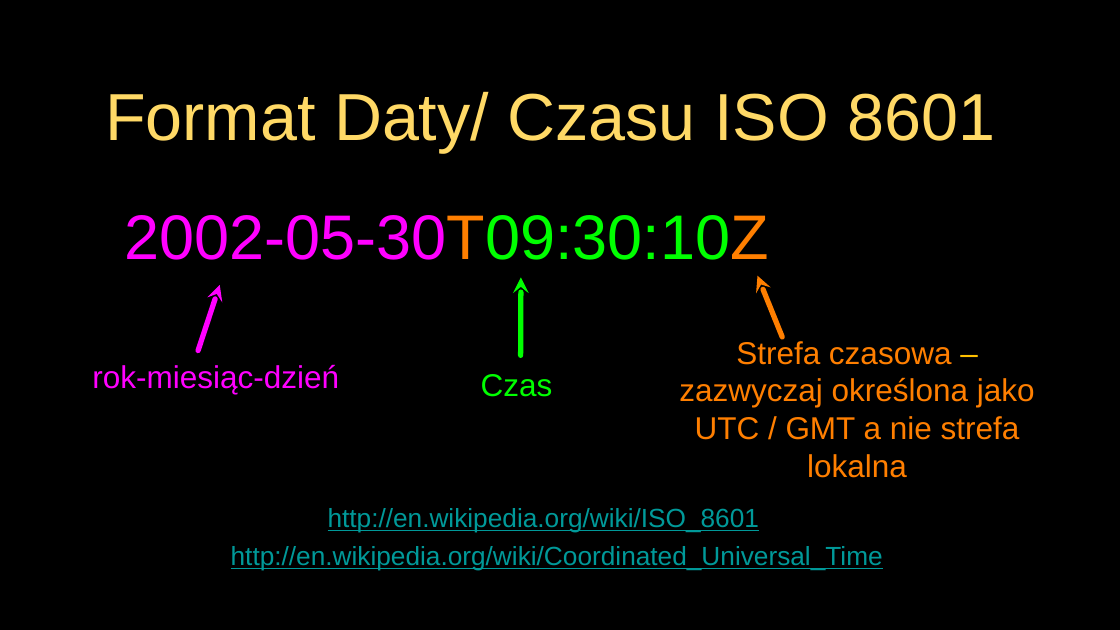
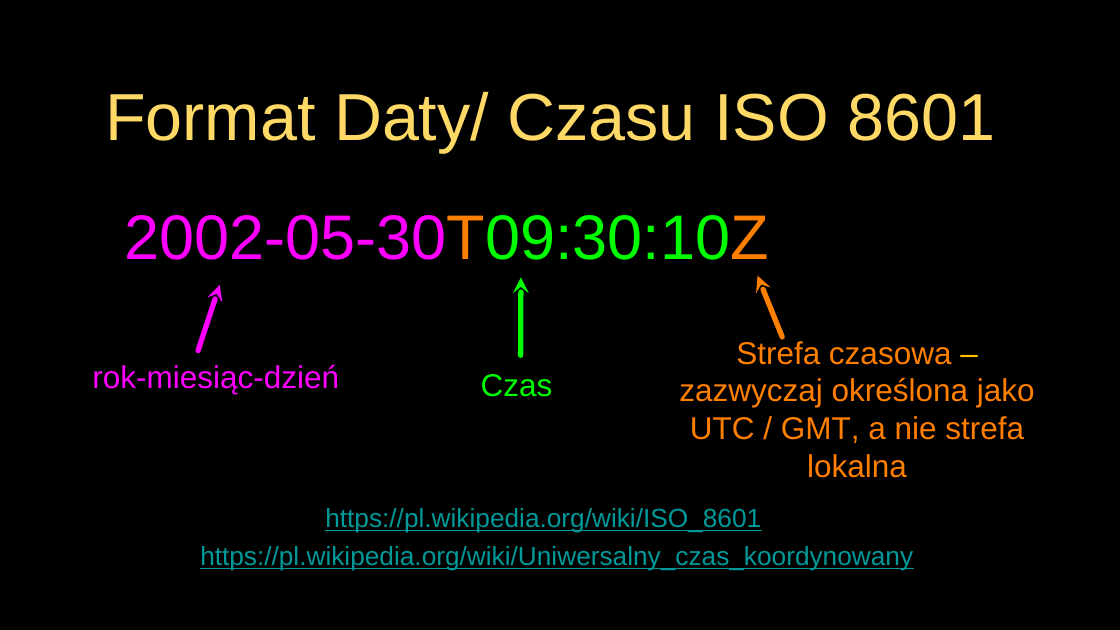
Before and after one commit to andre-wojtowicz/py4e-pl, a slide deck: slide 24 of lectures3/Pythonlearn-13-WebServices.pptx. Drawn at 1120x630 pixels with LibreOffice and Linux fonts; fonts in the diff are those of the drawing. Boxes give left, top, right and bottom in pixels: in the first picture for what was removed or moved away, otherwise in the second. Text is boxed around its words. In the diff, an @@ line names an element or a change of style, - is before the commit and + after.

```diff
--- a/lectures3/Pythonlearn-13-WebServices.pptx
+++ b/lectures3/Pythonlearn-13-WebServices.pptx
@@ text at box(679, 339, 1035, 478): text changed @@
-Strefa czasowa – zazwyczaj określona jako UTC / GMT a nie strefa lokalna
+Strefa czasowa – zazwyczaj określona jako UTC / GMT, a nie strefa lokalna
@@ text at box(325, 508, 761, 533): text changed @@
-http://en.wikipedia.org/wiki/ISO_8601
+https://pl.wikipedia.org/wiki/ISO_8601
@@ text at box(200, 546, 913, 571): text changed @@
-http://en.wikipedia.org/wiki/Coordinated_Universal_Time
+https://pl.wikipedia.org/wiki/Uniwersalny_czas_koordynowany
```
Also in this commit, not shown: 27 other slides changed, 8 slides added, 8 slides removed, 39 other files.
